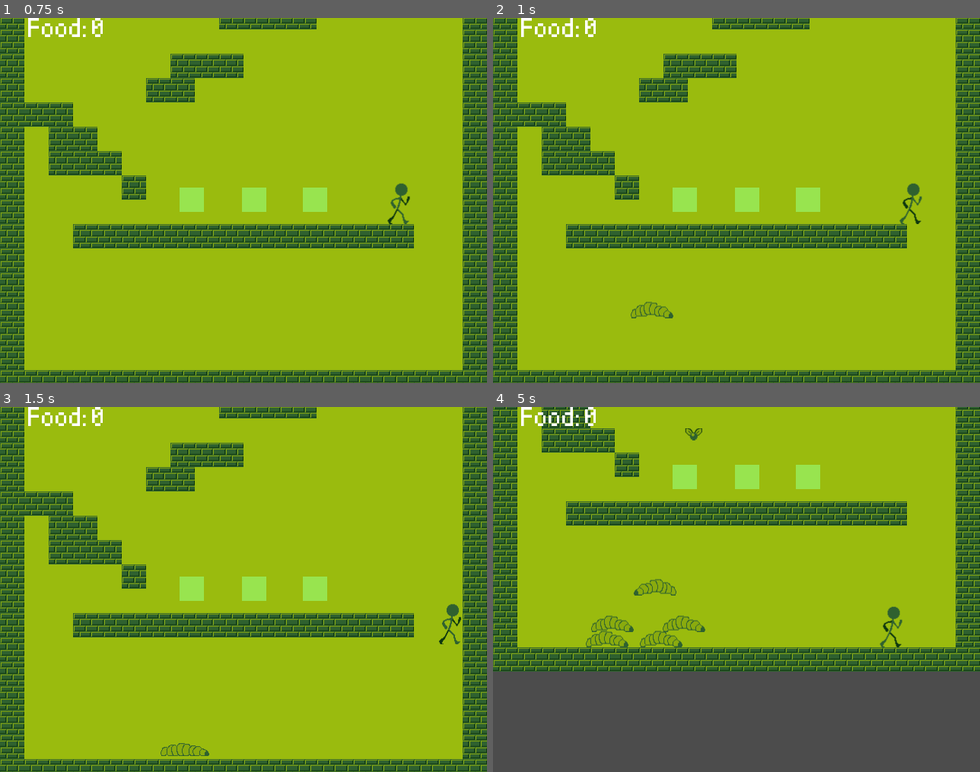
Above: before the commit, frames 1-4 (two rows, left to right).
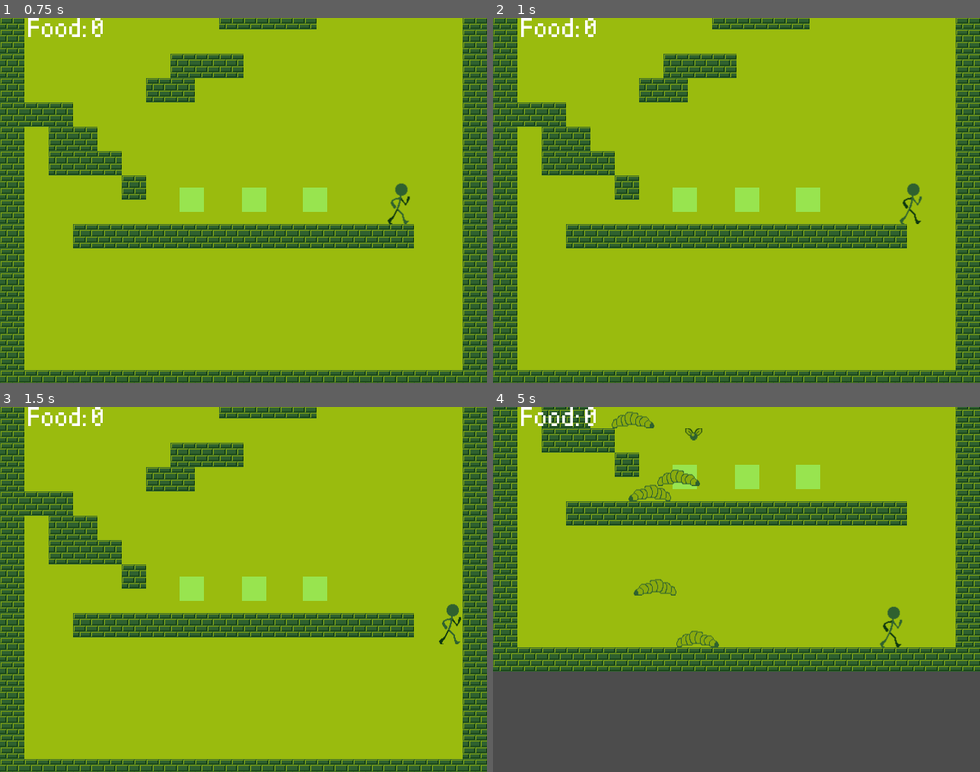
Above: after the commit, the same moments.

Repository: sbieser/LD41
Game: Godot game, scene res://Main.tscn
The game is run twice, just before and just after one commit, with the same random seed, the same clock (stepped at 60 frames per second) and the same inputs.
Inputs:
- Up to frame 1 (0.75 s): hold Right (ui_right) from 0.53 s (still down)
- Up to frame 2 (1 s): keep holding Right (ui_right)
- Up to frame 3 (1.5 s): keep holding Right (ui_right)
- Up to frame 4 (5 s): release Right (ui_right) at 2.03 s; hold Left (ui_left) 2.03-2.78 s; hold Right (ui_right) 2.78-4.28 s; hold Left (ui_left) from 4.28 s (still down)

Frame 1 is identical in both runs. In frame 2, 0.1% of the frame differs, in the area x 28-38%, y 77-83%; in frame 3, less than 0.1%; in frame 4, 1.1%, in the area x 19-47%, y 1-66%.

Commit message:
Added random spawn location

Diff:
--- a/Main.gd
+++ b/Main.gd
@@ -10,10 +10,12 @@
 
 var all_grubs = []
 var all_flys = []
+var spawn_list
 
 func _ready():
 	# Called every time the node is added to the scene.
 	# Initialization here
+	spawn_list = [$Fly_spawn1, $Fly_spawn2, $SpawnGrub_1]
 	pass
 
 func _on_Timer_timeout():
@@ -21,7 +23,8 @@
 	#print("main::_on_Timer_timeout")
 	if all_grubs.size() < 5:
 		var grub_instance = grub_scene.instance()
-		grub_instance.position = $SpawnGrub_1.position
+		var i = spawn_list[randi()%3]
+		grub_instance.position = i.position
 		add_child(grub_instance)
 		all_grubs.push_back(grub_instance)
 
@@ -49,7 +52,10 @@
 
 func _on_SpawnTimer_timeout():
 	if all_flys.size() < 5:
+		randomize()
 		var fly_instance = fly_scene.instance()
-		fly_instance.position = $Fly_spawn1.position
+		var i = spawn_list[randi()%3]
+
+		fly_instance.position = i.position
 		add_child(fly_instance)
 		all_flys.push_back(fly_instance)
--- a/Main.tscn
+++ b/Main.tscn
@@ -51,6 +51,7 @@
 
 [node name="Player" parent="." index="5" instance=ExtResource( 4 )]
 
+editor/display_folded = true
 position = Vector2( 506.151, 221.058 )
 
 [node name="Camera2D" type="Camera2D" parent="Player" index="4"]
@@ -82,6 +83,7 @@
 
 [node name="SpawnGrub_1" type="Position2D" parent="." index="6"]
 
+editor/display_folded = true
 position = Vector2( 210.899, 362.499 )
 __meta__ = {
 "_edit_group_": true
@@ -110,6 +112,13 @@
 one_shot = false
 autostart = true
 
+[node name="Fly_spawn2" type="Position2D" parent="." index="9"]
+
+position = Vector2( 66, -104 )
+__meta__ = {
+"_edit_group_": true
+}
+
 [connection signal="button_pressed" from="Player" to="." method="_on_Player_button_pressed"]
 
 [connection signal="hit" from="Player" to="." method="_on_Player_hit"]
